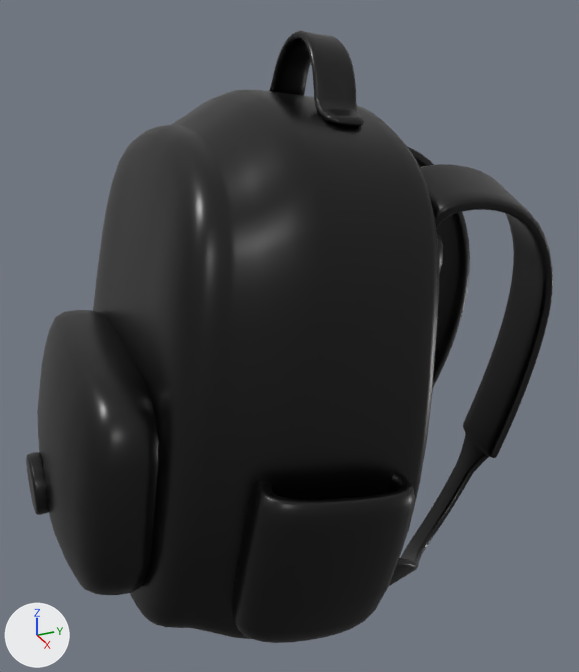
The glTF model backpack2.glb as it was, and as the next commit left it.
Before and after are seen from a camera (50 mm lens) standing at (3.39, -1.52, 3.04) and looking at (0.02, -0.01, 1.35). Every picture has the same lights, and +X, +Y and +Z are marked at lower left. Vertices at the same position are counted once.

The first picture shows 'backpack5'.
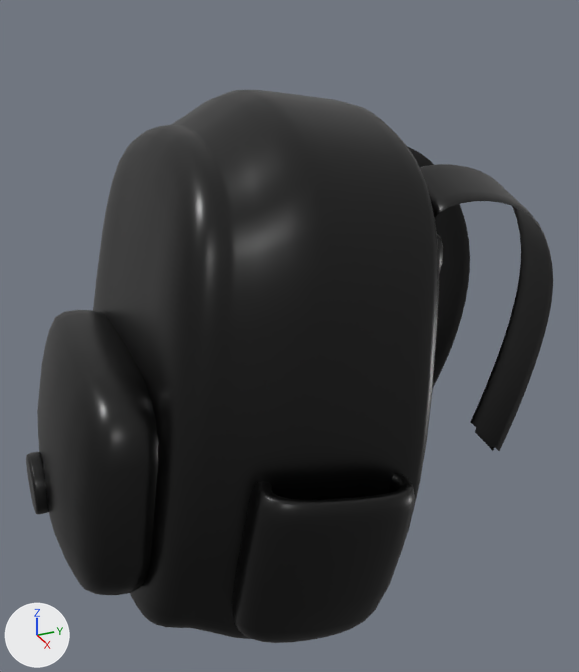
Pixel boxes (x1, y1, x2, y2) of what changed, in the pictures (579 x 672 px):
'backpack5', reshaped (10% shorter)
    before: (26, 30, 553, 643)
    after: (26, 90, 553, 643)
part 1 of me_mesh_0, deleted (black)
    before: (269, 30, 364, 127)
part 2 of me_mesh_0, deleted (black)
    before: (389, 146, 553, 586)

The change, as a list of edits to the scene's bpy script:
```text
Change me_mesh_0:
    used by ob_backpack5; location = (0.0, 0.0, 0.0)
    remove me_mesh_0.from_pydata(...)  # 4627 vertices, 9020 faces; spans x -1.12..1.08, y -1.34..1.27, z -0.01..2.79
    add me_mesh_0.from_pydata(...)  # 3327 vertices, 6332 faces; spans x -1.12..1.08, y -1.34..1.27, z -0.01..2.54
    me_mesh_0 part 1: the loose piece of 308 vertices spanning x -0.41..0.38, y 0.01..0.23, z 2.43..2.79 is deleted
    me_mesh_0 part 2: 992 vertices removed from x -0.86..0.82, y 0.13..1.25, z 0.13..2.21
```
